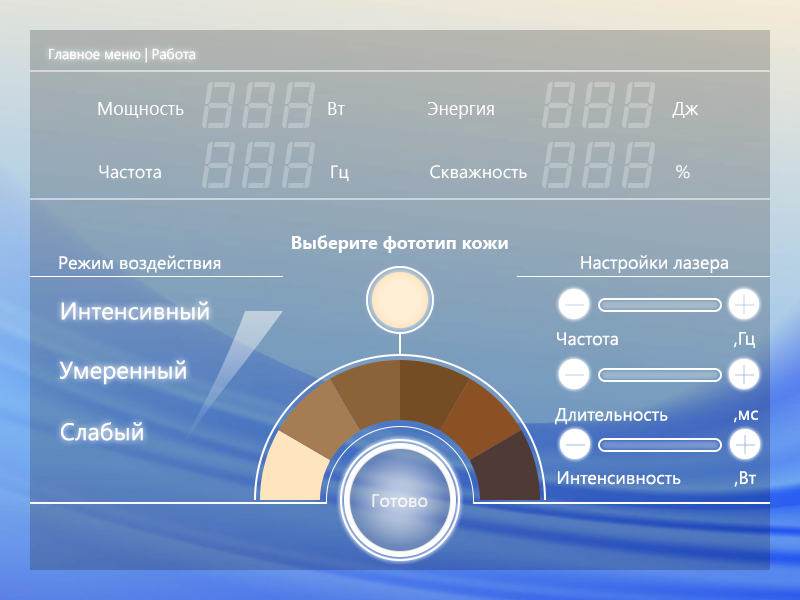
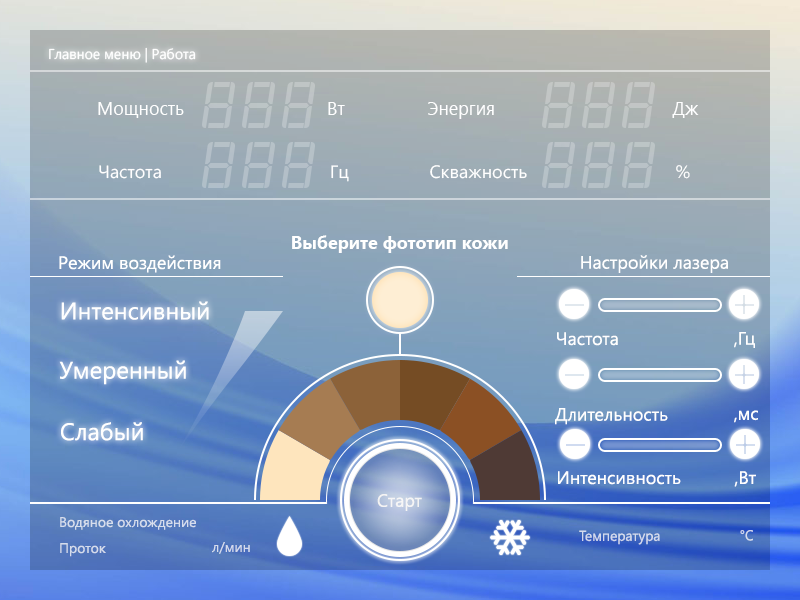
Two versions of the same layered image (800x600). Layer-by-layer changes:
added group "Coolling" with 7 layers in group "Work Panel" over [60, 516, 753, 557]
added layer "°C" in group "Coolling" over [740, 530, 753, 541]
added layer "Температура" in group "Coolling" over [579, 530, 660, 545]
added layer "л/мин" in group "Coolling" over [212, 542, 250, 554]
added layer "Проток" in group "Coolling" over [60, 543, 106, 557]
added layer "Водяное охлождение" in group "Coolling" over [60, 517, 196, 530]
added layer "Water" in group "Coolling" over [277, 516, 302, 556]
added layer "Cooling" in group "Coolling" over [490, 520, 530, 555]
added layer "Старт" in group "Control button" over [377, 494, 422, 511]
hid "Готово" (1st of 2, in "Work Panel" › "Settings" › "Control button") over [372, 494, 428, 507]
